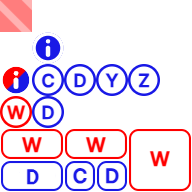
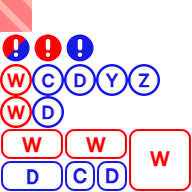
The second 192x192 image is a revision of the first. Changes to its layers:
added layer "32 stripe copy" (30%) above "32 bg copy" over [0, 0, 32, 32]
added layer "32 bg copy" (30%) above "exclaimation-circle copy #1" over [0, 0, 32, 32]
added layer "exclaimation-circle copy #1" above "exclaimation-circle copy" over [0, 31, 32, 62]
added layer "exclaimation-circle copy" above "exclaimation-circle" over [32, 32, 64, 64]
added layer "exclaimation-circle" above "i-circle-both" over [66, 34, 94, 62]
added layer "blue" above "red" over [66, 34, 94, 62]
added layer "red" above "red-blue" over [33, 33, 63, 63]
added layer "red-blue" above "Layer #4" over [2, 34, 30, 62]
hid "Layer #4" over [0, 64, 32, 96]
hid "info-blue2.png copy" over [32, 32, 64, 64]
showed "w-circle (1).png copy" over [0, 64, 32, 96]
hid "risks.png" over [0, 0, 32, 32]
